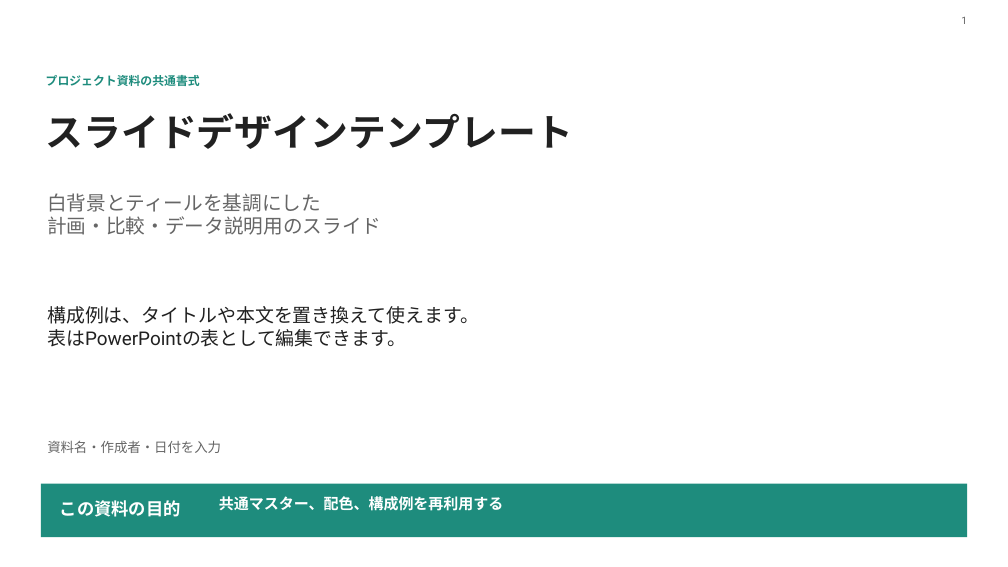
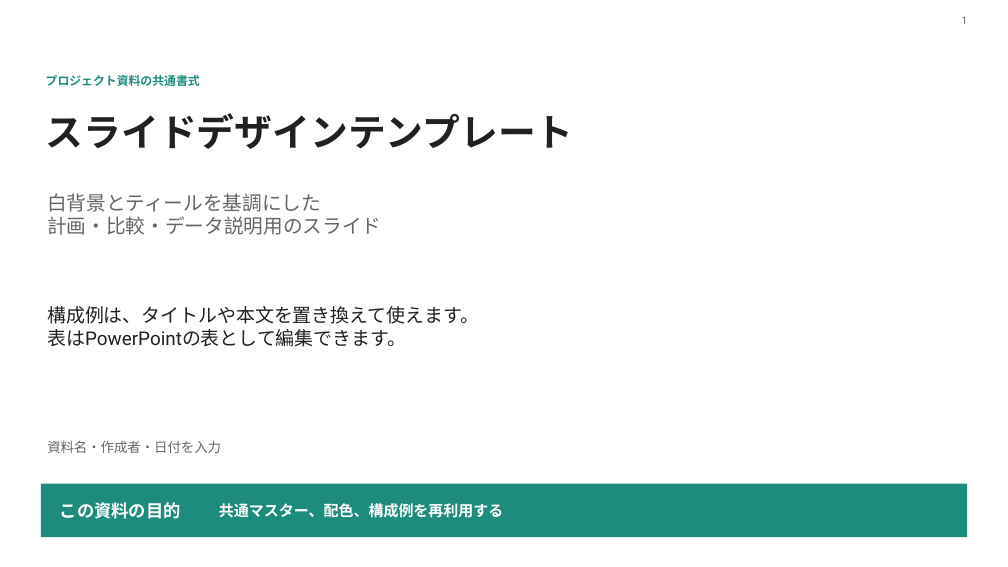
Before and after one commit to kutzoa-kk/dotfiles, a slide deck: slide 1 of dotdir/.claude/skills/mclab-slide-design/assets/reference.pptx. Drawn at 1008x567 pixels with LibreOffice and Linux fonts; fonts in the diff are those of the drawing. Boxes give left, top, right and bottom in pixels: in the first picture for what was removed or moved away, otherwise in the second. Text is boxed around its words. In the diff, an @@ line names an element or a change of style, - is before the commit and + after.

```diff
--- a/dotdir/.claude/skills/mclab-slide-design/assets/reference.pptx
+++ b/dotdir/.claude/skills/mclab-slide-design/assets/reference.pptx
@@ text "この資料の目的": place and size @@
-text "この資料の目的" at (60,500,181,517)
+text "この資料の目的" at (41,484,967,538)
@@ text "この資料の目的" at (41,484,967,538): vertical alignment top to middle; fill none to #1E8C7D @@
@@ rectangle removed at (41,484,967,538) @@
@@ text "共通マスター、配色、構成例を再利用する": place and size @@
-text "共通マスター、配色、構成例を再利用する" at (219,496,503,511)
+text "共通マスター、配色、構成例を再利用する" at (219,503,503,518)
@@ text "共通マスター、配色、構成例を再利用する" at (219,503,503,518): vertical alignment top to middle @@
```
Also in this commit, not shown: 13 other slides changed, 6 other files.
